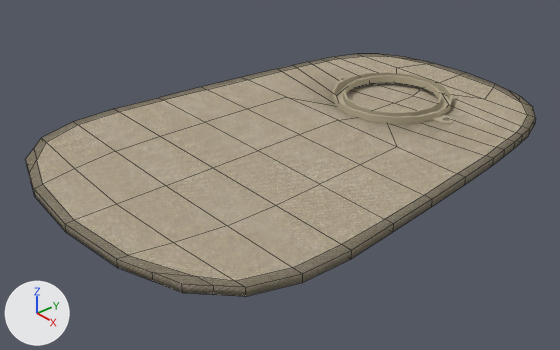
A saved change to the Blender file blend/OstomyBag/OstomyBag.blend.
Before and after are seen from a 50 mm camera at (0.271, -0.318, 0.177) aimed at (0.0, -0.085, -0.016). Arrows for +X, +Y and +Z are at lower left; the lights stay in place. Mesh edges are drawn as thin lines on the coarser meshes.

The first picture shows 'Bag', 'Clasp'.
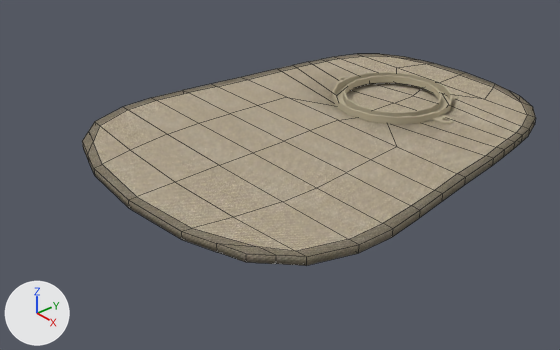
Commit message: Fixed scale of bag.

Location of each change, (x1, y1, x2, y2) in pixels of the pictures (560 x 350 px; the box of a moved part takes in the faces that stretch with it):
'Bag', reshaped (11% narrower, 13% shorter)
    before: (25, 54, 536, 297)
    after: (82, 54, 536, 266)
part 1 of me_plane_005, moved or reshaped
    before: (203, 77, 465, 207)
    after: (213, 77, 465, 201)
part 2 of me_plane_005, moved or reshaped
    before: (159, 87, 432, 232)
    after: (183, 84, 442, 218)
part 3 of me_plane_005, moved or reshaped
    before: (74, 98, 393, 283)
    after: (124, 90, 420, 253)
part 4 of me_plane_005, moved or reshaped
    before: (25, 122, 302, 297)
    after: (82, 107, 359, 266)

The change in detail:
me_plane_005 has 221 vertices, 214 faces and spans x -0.093..0.093, y -0.155..0.118, z -0.004..0.0.
me_plane_005 is used by ob_bag; location (0.0003, -0.0504, 0.0027).
me_plane_005 part 1: all 14 vertices in x -0.088..0.088, y -0.021, z -0.004..0.0 are moved by (0.0, 0.007, 0.0).
me_plane_005 part 2: all 14 vertices in x -0.091..0.091, y -0.049, z -0.004..0.0 are moved by (0.0, 0.017, 0.0).
me_plane_005 part 3: all 14 vertices in x -0.093..0.093, y -0.077, z -0.004..0.0 are moved by (0.0, 0.025, 0.0).
me_plane_005 part 4: all 56 vertices in x -0.092..0.092, y -0.155..-0.103, z -0.004..0.0 are moved by (0.0, 0.031, 0.0).
